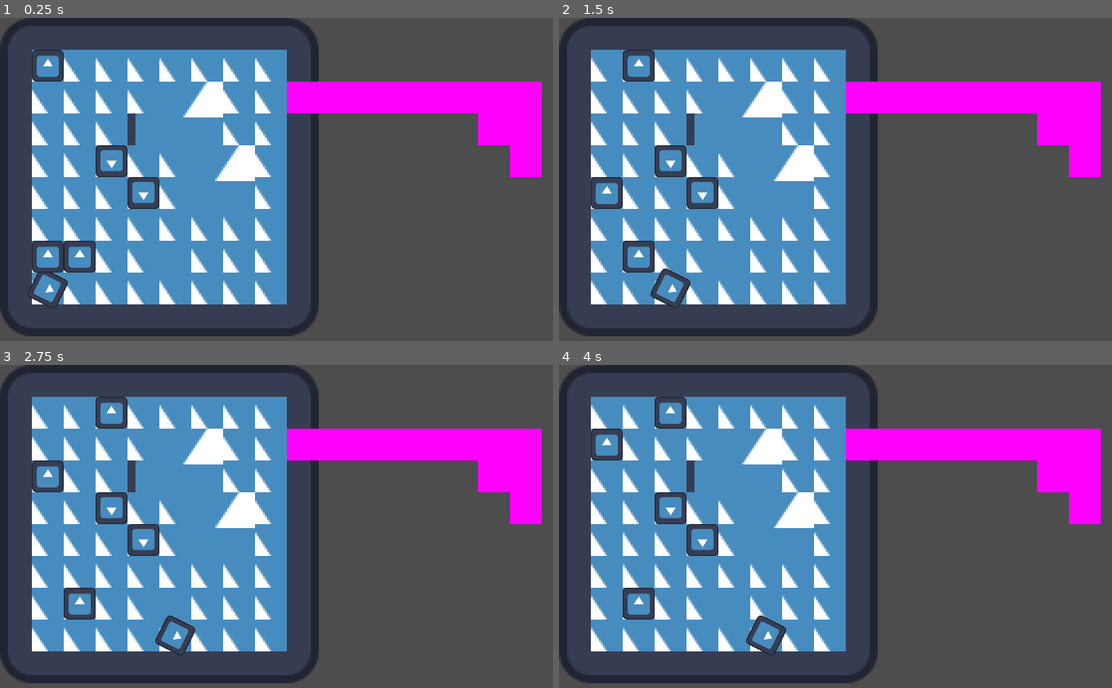
Above: before the commit, frames 1-4 (two rows, left to right).
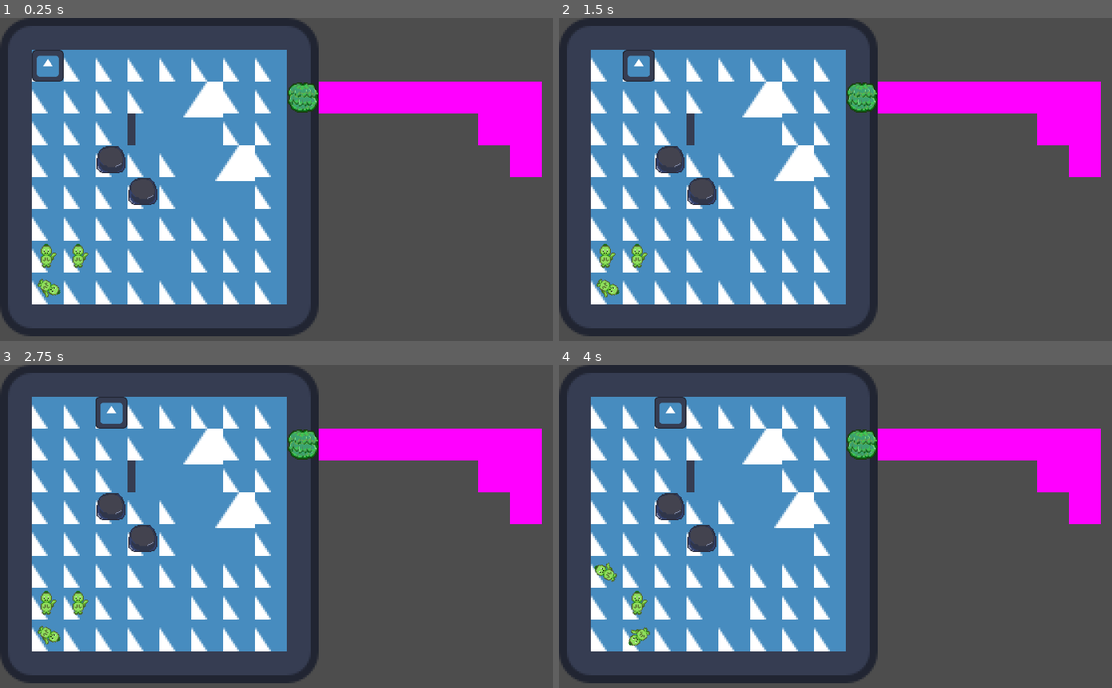
Above: after the commit, the same moments.

Repository: EricZhou-Krey/dino_die
Game: Godot game, scene res://scenes/example_level.tscn
Two runs of this game, one before a commit and one after it. Both use one fixed random seed, a clock stepped at 60 frames per second and the inputs below. The engine's default icon, where the game draws it, is replaced by a stand-in: a white triangle on a blue panel in a dark square.
Inputs:
- Up to frame 1 (0.25 s): no input
- Up to frame 2 (1.5 s): tap Enter at 0.5 s; hold D (right) 0.53-1.28 s; hold E (burn) 0.53-1.28 s; tap Space (wait) at 1.25 s; hold S (down) from 1.28 s (still down); tap R (undo) at 1.35 s
- Up to frame 3 (2.75 s): tap Enter at 2 s; release S (down) at 2.03 s; hold D (right) from 2.03 s (still down); hold Space (wait) from 2.03 s (still down)
- Up to frame 4 (4 s): release D (right) at 2.78 s; release Space (wait) at 2.78 s; hold W (up) 2.78-3.53 s; tap E (burn) at 2.85 s; tap Enter at 3.5 s; hold A (left) from 3.53 s (still down); hold R (undo) from 3.53 s (still down)

The runs differ from the first frame. In frame 1, 2.9% of the frame differs, in the area x 5-58%, y 19-90%; in frame 2, 3.0%; in frame 3, 3.0%; in frame 4, 3.0%.
Error after the commit: Invalid access to property or key 'global_position' on a base object of type 'null instance'. (res://scripts/grid_liver.gd:43)

Commit message:
added some sprites

Diff:
--- a/project.godot
+++ b/project.godot
@@ -8,11 +8,15 @@
 
 config_version=5
 
+[animation]
+
+compatibility/default_parent_skeleton_in_mesh_instance_3d=true
+
 [application]
 
 config/name="Dino Die"
 run/main_scene="res://scenes/example_level.tscn"
-config/features=PackedStringArray("4.0", "Forward Plus")
+config/features=PackedStringArray("4.6", "Forward Plus")
 config/icon="res://icon.svg"
 
 [display]
@@ -27,37 +31,37 @@
 
 up={
 "deadzone": 0.5,
-"events": [Object(InputEventKey,"resource_local_to_scene":fa …(172 unchanged characters)… eycode":87,"key_label":0,"unicode":119,"echo":false,"script":null)
+"events": [Object(InputEventKey,"resource_local_to_scene":fa …(172 unchanged characters)… eycode":87,"key_label":0,"unicode":119,"location":0,"echo":false,"script":null)
 ]
 }
 down={
 "deadzone": 0.5,
-"events": [Object(InputEventKey,"resource_local_to_scene":fa …(172 unchanged characters)… eycode":83,"key_label":0,"unicode":115,"echo":false,"script":null)
+"events": [Object(InputEventKey,"resource_local_to_scene":fa …(172 unchanged characters)… eycode":83,"key_label":0,"unicode":115,"location":0,"echo":false,"script":null)
 ]
 }
 left={
 "deadzone": 0.5,
-"events": [Object(InputEventKey,"resource_local_to_scene":fa …(171 unchanged characters)… keycode":65,"key_label":0,"unicode":97,"echo":false,"script":null)
+"events": [Object(InputEventKey,"resource_local_to_scene":fa …(171 unchanged characters)… keycode":65,"key_label":0,"unicode":97,"location":0,"echo":false,"script":null)
 ]
 }
 right={
 "deadzone": 0.5,
-"events": [Object(InputEventKey,"resource_local_to_scene":fa …(172 unchanged characters)… eycode":68,"key_label":0,"unicode":100,"echo":false,"script":null)
+"events": [Object(InputEventKey,"resource_local_to_scene":fa …(172 unchanged characters)… eycode":68,"key_label":0,"unicode":100,"location":0,"echo":false,"script":null)
 ]
 }
 wait={
 "deadzone": 0.5,
-"events": [Object(InputEventKey,"resource_local_to_scene":fa …(171 unchanged characters)… keycode":32,"key_label":0,"unicode":32,"echo":false,"script":null)
+"events": [Object(InputEventKey,"resource_local_to_scene":fa …(171 unchanged characters)… keycode":32,"key_label":0,"unicode":32,"location":0,"echo":false,"script":null)
 ]
 }
 burn={
 "deadzone": 0.5,
-"events": [Object(InputEventKey,"resource_local_to_scene":fa …(172 unchanged characters)… eycode":69,"key_label":0,"unicode":101,"echo":false,"script":null)
+"events": [Object(InputEventKey,"resource_local_to_scene":fa …(172 unchanged characters)… eycode":69,"key_label":0,"unicode":101,"location":0,"echo":false,"script":null)
 ]
 }
 undo={
 "deadzone": 0.5,
-"events": [Object(InputEventKey,"resource_local_to_scene":fa …(172 unchanged characters)… eycode":82,"key_label":0,"unicode":114,"echo":false,"script":null)
+"events": [Object(InputEventKey,"resource_local_to_scene":fa …(172 unchanged characters)… eycode":82,"key_label":0,"unicode":114,"location":0,"echo":false,"script":null)
 ]
 }
 
--- a/scenes/example_level.tscn
+++ b/scenes/example_level.tscn
@@ -1,160 +1,200 @@
-[gd_scene load_steps=9 format=3 uid="uid://j1r31cjq4isl"]
+[gd_scene format=3 uid="uid://j1r31cjq4isl"]
 
 [ext_resource type="TileSet" uid="uid://b8jvqd05irdxk" path="res://assets/placeholder_tileset.tres" id="1_l1nh8"]
 [ext_resource type="Texture2D" uid="uid://cy0civb02g1it" path="res://icon.svg" id="2_16hhj"]
-[ext_resource type="Script" path="res://scripts/level_grid.gd" id="2_st301"]
-[ext_resource type="Script" path="res://scripts/entity/player.gd" id="3_8l73a"]
-[ext_resource type="Script" path="res://scripts/entity/rock.gd" id="5_y76f8"]
-[ext_resource type="Script" path="res://scripts/entity/bush.gd" id="6_hng8i"]
-[ext_resource type="Script" path="res://scripts/entity/dino.gd" id="7_2yi40"]
+[ext_resource type="Script" uid="uid://e06xkrogl146" path="res://scripts/level_grid.gd" id="2_st301"]
+[ext_resource type="Script" uid="uid://7tq73ldgy2rd" path="res://scripts/entity/player.gd" id="3_8l73a"]
+[ext_resource type="Script" uid="uid://dmwxkgn8dxb0j" path="res://scripts/entity/rock.gd" id="5_y76f8"]
+[ext_resource type="Texture2D" uid="uid://d3xq2hw3dyox1" path="res://assets/Rocks/Rock.png" id="6_g5adv"]
+[ext_resource type="Script" uid="uid://y8emkwwwxt1l" path="res://scripts/entity/bush.gd" id="6_hng8i"]
+[ext_resource type="Script" uid="uid://cyl28ogmuynu3" path="res://scripts/entity/dino.gd" id="7_2yi40"]
+[ext_resource type="Texture2D" uid="uid://cpa0r23y2a4jx" path="res://assets/compressed/bushes/Bush1-1.webp" id="7_dlmi6"]
+[ext_resource type="Texture2D" uid="uid://bvhmk5e7now6f" path="res://assets/Dino/BabyDino.png" id="10_j4d7o"]
 
 [sub_resource type="PlaceholderTexture2D" id="PlaceholderTexture2D_mrk1v"]
 
-[node name="ExampleLevel" type="Node2D"]
-
-[node name="LevelGrid" type="TileMap" parent="."]
+[sub_resource type="AtlasTexture" id="AtlasTexture_g5adv"]
+atlas = ExtResource("10_j4d7o")
+region = Rect2(32, 0, 32, 32)
+
+[sub_resource type="AtlasTexture" id="AtlasTexture_j4d7o"]
+atlas = ExtResource("10_j4d7o")
+region = Rect2(0, 0, 32, 32)
+
+[sub_resource type="AtlasTexture" id="AtlasTexture_noltr"]
+atlas = ExtResource("10_j4d7o")
+region = Rect2(64, 0, 32, 32)
+
+[sub_resource type="SpriteFrames" id="SpriteFrames_we2t7"]
+animations = [{
+"frames": [{
+"duration": 1.0,
+"texture": SubResource("AtlasTexture_g5adv")
+}],
+"loop": true,
+"name": &"back",
+"speed": 5.0
+}, {
+"frames": [{
+"duration": 1.0,
+"texture": SubResource("AtlasTexture_j4d7o")
+}],
+"loop": true,
+"name": &"default",
+"speed": 5.0
+}, {
+"frames": [{
+"duration": 1.0,
+"texture": SubResource("AtlasTexture_noltr")
+}],
+"loop": true,
+"name": &"left",
+"speed": 5.0
+}]
+
+[node name="ExampleLevel" type="Node2D" unique_id=1953519708]
+
+[node name="LevelGrid" type="TileMap" parent="." unique_id=1390943101]
 tile_set = ExtResource("1_l1nh8")
 format = 2
 layer_0/tile_data = PackedInt32Array(131075, 262146, 2, 131074, 262146, 2, 196610, 262146, 2, 262146, 262146, 2, 262147 …(1698 unchanged characters)…
 script = ExtResource("2_st301")
 
-[node name="Player" type="Node2D" parent="."]
+[node name="Player" type="Node2D" parent="." unique_id=1719692686]
 position = Vector2(24, 24)
 script = ExtResource("3_8l73a")
 
-[node name="Sprite2D" type="Sprite2D" parent="Player"]
+[node name="Sprite2D" type="Sprite2D" parent="Player" unique_id=454415200]
 scale = Vector2(0.125, 0.125)
 texture = ExtResource("2_16hhj")
 
-[node name="Rock" type="Node2D" parent="."]
+[node name="Rock" type="Node2D" parent="." unique_id=1919449957]
 position = Vector2(56, 72)
 script = ExtResource("5_y76f8")
 
-[node name="Sprite2D" type="Sprite2D" parent="Rock"]
-rotation = 3.14159
-scale = Vector2(0.125, 0.125)
-texture = ExtResource("2_16hhj")
-
-[node name="Rock2" type="Node2D" parent="."]
+[node name="Sprite2D" type="Sprite2D" parent="Rock" unique_id=330535286]
+scale = Vector2(0.5, 0.5)
+texture = ExtResource("6_g5adv")
+
+[node name="Rock2" type="Node2D" parent="." unique_id=564738748]
 position = Vector2(72, 88)
-rotation = 3.14159
 script = ExtResource("5_y76f8")
 
-[node name="Sprite2D" type="Sprite2D" parent="Rock2"]
-scale = Vector2(0.125, 0.125)
-texture = ExtResource("2_16hhj")
-
-[node name="Bush" type="Node2D" parent="."]
+[node name="Sprite2D" type="Sprite2D" parent="Rock2" unique_id=718338674]
+scale = Vector2(0.5, 0.5)
+texture = ExtResource("6_g5adv")
+
+[node name="Bush" type="Node2D" parent="." unique_id=396280649]
 position = Vector2(152, 40)
 script = ExtResource("6_hng8i")
 
-[node name="Sprite2D" type="Sprite2D" parent="Bush"]
-scale = Vector2(16, 16)
-texture = SubResource("PlaceholderTexture2D_mrk1v")
-
-[node name="Bush2" type="Node2D" parent="."]
+[node name="Sprite2D" type="Sprite2D" parent="Bush" unique_id=1870433741]
+scale = Vector2(0.5, 0.5)
+texture = ExtResource("7_dlmi6")
+
+[node name="Bush2" type="Node2D" parent="." unique_id=635797514]
 position = Vector2(168, 40)
 script = ExtResource("6_hng8i")
 
-[node name="Sprite2D" type="Sprite2D" parent="Bush2"]
-scale = Vector2(16, 16)
-texture = SubResource("PlaceholderTexture2D_mrk1v")
-
-[node name="Bush3" type="Node2D" parent="."]
+[node name="Sprite2D" type="Sprite2D" parent="Bush2" unique_id=1920799820]
+scale = Vector2(16, 16)
+texture = SubResource("PlaceholderTexture2D_mrk1v")
+
+[node name="Bush3" type="Node2D" parent="." unique_id=1014378775]
 position = Vector2(184, 40)
 script = ExtResource("6_hng8i")
 
-[node name="Sprite2D" type="Sprite2D" parent="Bush3"]
-scale = Vector2(16, 16)
-texture = SubResource("PlaceholderTexture2D_mrk1v")
-
-[node name="Bush4" type="Node2D" parent="."]
+[node name="Sprite2D" type="Sprite2D" parent="Bush3" unique_id=1115507265]
+scale = Vector2(16, 16)
+texture = SubResource("PlaceholderTexture2D_mrk1v")
+
+[node name="Bush4" type="Node2D" parent="." unique_id=1947158762]
 position = Vector2(200, 40)
 script = ExtResource("6_hng8i")
 
-[node name="Sprite2D" type="Sprite2D" parent="Bush4"]
-scale = Vector2(16, 16)
-texture = SubResource("PlaceholderTexture2D_mrk1v")
-
-[node name="Bush5" type="Node2D" parent="."]
+[node name="Sprite2D" type="Sprite2D" parent="Bush4" unique_id=473568670]
+scale = Vector2(16, 16)
+texture = SubResource("PlaceholderTexture2D_mrk1v")
+
+[node name="Bush5" type="Node2D" parent="." unique_id=425568230]
 position = Vector2(216, 40)
 script = ExtResource("6_hng8i")
 
-[node name="Sprite2D" type="Sprite2D" parent="Bush5"]
-scale = Vector2(16, 16)
-texture = SubResource("PlaceholderTexture2D_mrk1v")
-
-[node name="Bush6" type="Node2D" parent="."]
+[node name="Sprite2D" type="Sprite2D" parent="Bush5" unique_id=2011213235]
+scale = Vector2(16, 16)
+texture = SubResource("PlaceholderTexture2D_mrk1v")
+
+[node name="Bush6" type="Node2D" parent="." unique_id=1539963154]
 position = Vector2(232, 40)
 script = ExtResource("6_hng8i")
 
-[node name="Sprite2D" type="Sprite2D" parent="Bush6"]
-scale = Vector2(16, 16)
-texture = SubResource("PlaceholderTexture2D_mrk1v")
-
-[node name="Bush7" type="Node2D" parent="."]
+[node name="Sprite2D" type="Sprite2D" parent="Bush6" unique_id=1626573145]
+scale = Vector2(16, 16)
+texture = SubResource("PlaceholderTexture2D_mrk1v")
+
+[node name="Bush7" type="Node2D" parent="." unique_id=706195987]
 position = Vector2(248, 40)
 script = ExtResource("6_hng8i")
 
-[node name="Sprite2D" type="Sprite2D" parent="Bush7"]
-scale = Vector2(16, 16)
-texture = SubResource("PlaceholderTexture2D_mrk1v")
-
-[node name="Bush8" type="Node2D" parent="."]
+[node name="Sprite2D" type="Sprite2D" parent="Bush7" unique_id=1345663876]
+scale = Vector2(16, 16)
+texture = SubResource("PlaceholderTexture2D_mrk1v")
+
+[node name="Bush8" type="Node2D" parent="." unique_id=483243233]
 position = Vector2(264, 40)
 script = ExtResource("6_hng8i")
 
-[node name="Sprite2D" type="Sprite2D" parent="Bush8"]
-scale = Vector2(16, 16)
-texture = SubResource("PlaceholderTexture2D_mrk1v")
-
-[node name="Bush9" type="Node2D" parent="."]
+[node name="Sprite2D" type="Sprite2D" parent="Bush8" unique_id=1844604793]
+scale = Vector2(16, 16)
+texture = SubResource("PlaceholderTexture2D_mrk1v")
+
+[node name="Bush9" type="Node2D" parent="." unique_id=77397046]
 position = Vector2(264, 56)
 script = ExtResource("6_hng8i")
 
-[node name="Sprite2D" type="Sprite2D" parent="Bush9"]
-scale = Vector2(16, 16)
-texture = SubResource("PlaceholderTexture2D_mrk1v")
-
-[node name="Bush10" type="Node2D" parent="."]
+[node name="Sprite2D" type="Sprite2D" parent="Bush9" unique_id=1370218689]
+scale = Vector2(16, 16)
+texture = SubResource("PlaceholderTexture2D_mrk1v")
+
+[node name="Bush10" type="Node2D" parent="." unique_id=109214050]
 position = Vector2(264, 72)
 script = ExtResource("6_hng8i")
 
-[node name="Sprite2D" type="Sprite2D" parent="Bush10"]
-scale = Vector2(16, 16)
-texture = SubResource("PlaceholderTexture2D_mrk1v")
-
-[node name="Bush11" type="Node2D" parent="."]
+[node name="Sprite2D" type="Sprite2D" parent="Bush10" unique_id=2031963667]
+scale = Vector2(16, 16)
+texture = SubResource("PlaceholderTexture2D_mrk1v")
+
+[node name="Bush11" type="Node2D" parent="." unique_id=1352367356]
 position = Vector2(248, 56)
 script = ExtResource("6_hng8i")
 
-[node name="Sprite2D" type="Sprite2D" parent="Bush11"]
-scale = Vector2(16, 16)
-texture = SubResource("PlaceholderTexture2D_mrk1v")
-
-[node name="Dino" type="Node2D" parent="."]
+[node name="Sprite2D" type="Sprite2D" parent="Bush11" unique_id=361285034]
+scale = Vector2(16, 16)
+texture = SubResource("PlaceholderTexture2D_mrk1v")
+
+[node name="Dino" type="Node2D" parent="." unique_id=409975738]
 position = Vector2(24, 136)
 script = ExtResource("7_2yi40")
 
-[node name="Sprite2D" type="Sprite2D" parent="Dino"]
-scale = Vector2(0.125, 0.125)
-texture = ExtResource("2_16hhj")
-
-[node name="Dino2" type="Node2D" parent="."]
+[node name="AnimatedSprite2D" type="AnimatedSprite2D" parent="Dino" unique_id=414430526]
+scale = Vector2(0.5, 0.5)
+sprite_frames = SubResource("SpriteFrames_we2t7")
+
+[node name="Dino2" type="Node2D" parent="." unique_id=1051011590]
 position = Vector2(24, 120)
 script = ExtResource("7_2yi40")
 facing_direction = Vector2i(0, -1)
 
-[node name="Sprite2D" type="Sprite2D" parent="Dino2"]
-scale = Vector2(0.125, 0.125)
-texture = ExtResource("2_16hhj")
-
-[node name="Dino3" type="Node2D" parent="."]
+[node name="AnimatedSprite2D" type="AnimatedSprite2D" parent="Dino2" unique_id=1071483397]
+scale = Vector2(0.5, 0.5)
+sprite_frames = SubResource("SpriteFrames_we2t7")
+
+[node name="Dino3" type="Node2D" parent="." unique_id=1678366208]
 position = Vector2(40, 120)
 script = ExtResource("7_2yi40")
 facing_direction = Vector2i(0, 0)
 target = true
 
-[node name="Sprite2D" type="Sprite2D" parent="Dino3"]
-scale = Vector2(0.125, 0.125)
-texture = ExtResource("2_16hhj")
+[node name="AnimatedSprite2D" type="AnimatedSprite2D" parent="Dino3" unique_id=1521765883]
+scale = Vector2(0.5, 0.5)
+sprite_frames = SubResource("SpriteFrames_we2t7")
Binary file added: assets/Bushes/Bush1-1.png
Not shown, added: assets/Bushes/Bush1-1.png.import
Binary file added: assets/Bushes/Bush1-2.png
Not shown, added: assets/Bushes/Bush1-2.png.import
Binary file added: assets/Bushes/Bush1-3.png
Not shown, added: assets/Bushes/Bush1-3.png.import
Binary file added: assets/Bushes/Bush2-1.png
Not shown, added: assets/Bushes/Bush2-1.png.import
Binary file added: assets/Bushes/Bush2.png
Not shown, added: assets/Bushes/Bush2.png.import
Binary file added: assets/Bushes/Bush3.png
Not shown, added: assets/Bushes/Bush3.png.import
(and 31 more such lines)
